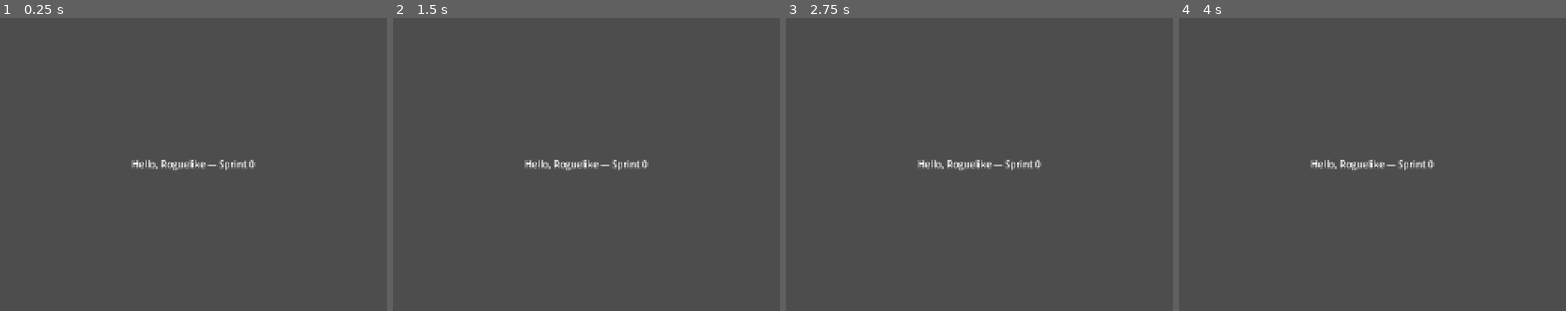
Above: before the commit, frames 1-4 (left to right).
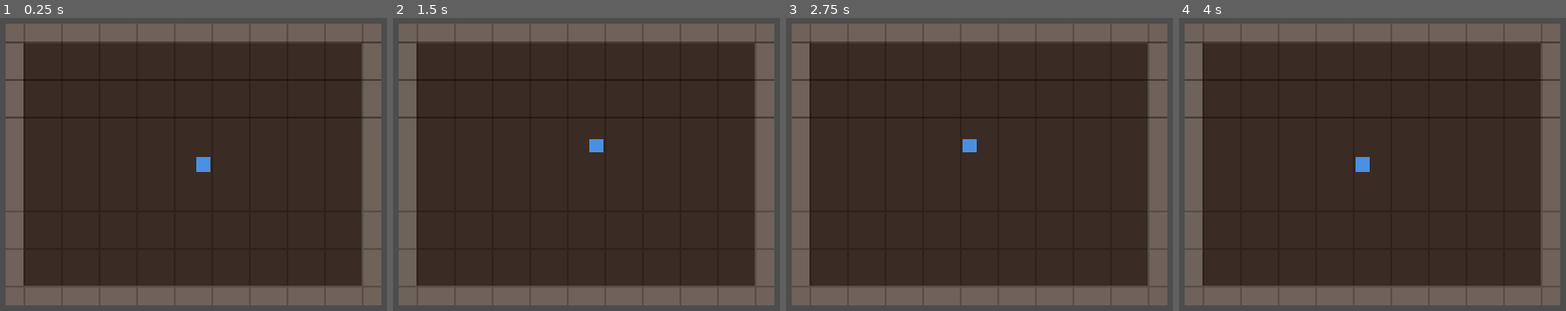
Above: after the commit, the same moments.

Repository: NicolasDeNigris91/Public_Roguelike
Game: Godot game, scene res://scenes/main.tscn
Same seed, same stepped clock (60 frames per second), same inputs: the game is played once before the commit and once after it.
Inputs:
- Up to frame 1 (0.25 s): no input
- Up to frame 2 (1.5 s): tap Enter at 0.5 s; hold Up from 0.53 s (still down); tap Space at 1.25 s
- Up to frame 3 (2.75 s): tap Enter at 2 s; release Up at 2.03 s; hold Left from 2.03 s (still down)
- Up to frame 4 (4 s): tap Space at 2.75 s; tap Enter at 3.5 s; release Left at 3.53 s; hold Down from 3.53 s (still down)

The runs differ from the first frame. In frame 1, 91% of the frame differs, in the area x 1-99%, y 1-99%; in frame 2, 91%; in frame 3, 91%; in frame 4, 91%.

Commit message:
feat: sprint 1 - grid, actor base, player movement
- grid.gd: 2D cell grid (FLOOR/WALL), walkability checks
- actor.gd: base class for entities (grid_position, hp/atk/def, _draw)
- player.gd: keyboard input (arrows/WASD), wall collision
- dungeon.gd: 20x15 room rendered via _draw (brown floor, grey walls)
- main.tscn: new tree Main > World > Dungeon + EntityLayer > Player
- CLAUDE.md: project reference doc for future sessions

Diff:
--- a/project.godot
+++ b/project.godot
@@ -21,7 +21,6 @@
 window/size/viewport_width=1280
 window/size/viewport_height=720
 window/stretch/mode="canvas_items"
-window/stretch/aspect="keep"
 
 [rendering]
 
--- a/scenes/main.tscn
+++ b/scenes/main.tscn
@@ -1,15 +1,19 @@
-[gd_scene load_steps=2 format=3]
+[gd_scene load_steps=4 format=3]
 
 [ext_resource type="Script" path="res://scripts/main.gd" id="1_main"]
+[ext_resource type="Script" path="res://scripts/dungeon.gd" id="2_dungeon"]
+[ext_resource type="Script" path="res://scripts/player.gd" id="3_player"]
 
 [node name="Main" type="Node2D"]
 script = ExtResource("1_main")
 
-[node name="HelloLabel" type="Label" parent="."]
-offset_left = 480.0
-offset_top = 320.0
-offset_right = 800.0
-offset_bottom = 400.0
-text = "Hello, Roguelike — Sprint 0"
-horizontal_alignment = 1
-vertical_alignment = 1
+[node name="World" type="Node2D" parent="."]
+position = Vector2(320, 120)
+
+[node name="Dungeon" type="Node2D" parent="World"]
+script = ExtResource("2_dungeon")
+
+[node name="EntityLayer" type="Node2D" parent="World"]
+
+[node name="Player" type="Node2D" parent="World/EntityLayer"]
+script = ExtResource("3_player")
--- /dev/null
+++ b/scripts/actor.gd
@@ -0,0 +1,28 @@
+class_name Actor
+extends Node2D
+
+var grid_position: Vector2i
+var hp: int = 10
+var max_hp: int = 10
+var atk: int = 3
+var def: int = 1
+var color: Color = Color.WHITE
+
+func _ready() -> void:
+	_sync_position()
+
+func move_to(new_grid_pos: Vector2i) -> void:
+	grid_position = new_grid_pos
+	_sync_position()
+
+func _sync_position() -> void:
+	position = Vector2(grid_position.x, grid_position.y) * Grid.TILE_SIZE
+	queue_redraw()
+
+func take_turn() -> void:
+	pass
+
+func _draw() -> void:
+	var margin := 4.0
+	var size := float(Grid.TILE_SIZE) - margin * 2.0
+	draw_rect(Rect2(margin, margin, size, size), color)
--- /dev/null
+++ b/scripts/dungeon.gd
@@ -0,0 +1,32 @@
+class_name Dungeon
+extends Node2D
+
+const FLOOR_COLOR := Color("#3a2c24")
+const WALL_COLOR := Color("#6e625a")
+const GRID_LINE_COLOR := Color(0, 0, 0, 0.2)
+
+var grid: Grid
+
+func _ready() -> void:
+	grid = Grid.new(20, 15)
+	_carve_room(Rect2i(1, 1, grid.width - 2, grid.height - 2))
+	queue_redraw()
+
+func grid_to_world(pos: Vector2i) -> Vector2:
+	return Vector2(pos.x, pos.y) * Grid.TILE_SIZE
+
+func _carve_room(rect: Rect2i) -> void:
+	for y in range(rect.position.y, rect.position.y + rect.size.y):
+		for x in range(rect.position.x, rect.position.x + rect.size.x):
+			grid.set_cell(Vector2i(x, y), Grid.CellType.FLOOR)
+
+func _draw() -> void:
+	var tile := float(Grid.TILE_SIZE)
+	for y in range(grid.height):
+		for x in range(grid.width):
+			var pos := Vector2i(x, y)
+			var cell := grid.get_cell(pos)
+			var fill: Color = FLOOR_COLOR if cell == Grid.CellType.FLOOR else WALL_COLOR
+			var rect := Rect2(x * tile, y * tile, tile, tile)
+			draw_rect(rect, fill)
+			draw_rect(rect, GRID_LINE_COLOR, false, 1.0)
--- /dev/null
+++ b/scripts/grid.gd
@@ -0,0 +1,34 @@
+class_name Grid
+extends RefCounted
+
+enum CellType { FLOOR, WALL }
+
+const TILE_SIZE: int = 32
+
+var width: int
+var height: int
+var cells: Array[Array] = []
+
+func _init(w: int, h: int) -> void:
+	width = w
+	height = h
+	for y in range(height):
+		var row: Array[int] = []
+		row.resize(width)
+		row.fill(CellType.WALL)
+		cells.append(row)
+
+func in_bounds(pos: Vector2i) -> bool:
+	return pos.x >= 0 and pos.x < width and pos.y >= 0 and pos.y < height
+
+func get_cell(pos: Vector2i) -> int:
+	if not in_bounds(pos):
+		return CellType.WALL
+	return cells[pos.y][pos.x]
+
+func set_cell(pos: Vector2i, cell_type: int) -> void:
+	if in_bounds(pos):
+		cells[pos.y][pos.x] = cell_type
+
+func is_walkable(pos: Vector2i) -> bool:
+	return get_cell(pos) == CellType.FLOOR
--- a/scripts/main.gd
+++ b/scripts/main.gd
@@ -1,4 +1,9 @@
 extends Node2D
 
+@onready var dungeon: Dungeon = $World/Dungeon
+@onready var player: Player = $World/EntityLayer/Player
+
 func _ready() -> void:
-	print("Roguelike booted — Sprint 0 OK")
+	player.dungeon = dungeon
+	player.move_to(Vector2i(10, 7))
+	print("Roguelike booted — Sprint 1 OK")
--- /dev/null
+++ b/scripts/player.gd
@@ -0,0 +1,35 @@
+class_name Player
+extends Actor
+
+var dungeon: Dungeon
+
+func _ready() -> void:
+	color = Color("#4a90e2")
+	hp = 20
+	max_hp = 20
+	atk = 5
+	def = 3
+	super._ready()
+
+func _unhandled_input(event: InputEvent) -> void:
+	if not (event is InputEventKey) or not event.pressed or event.echo:
+		return
+
+	var direction := Vector2i.ZERO
+	match event.keycode:
+		KEY_UP, KEY_W:
+			direction = Vector2i(0, -1)
+		KEY_DOWN, KEY_S:
+			direction = Vector2i(0, 1)
+		KEY_LEFT, KEY_A:
+			direction = Vector2i(-1, 0)
+		KEY_RIGHT, KEY_D:
+			direction = Vector2i(1, 0)
+		_:
+			return
+
+	get_viewport().set_input_as_handled()
+
+	var target := grid_position + direction
+	if dungeon and dungeon.grid.is_walkable(target):
+		move_to(target)
Not shown, added: scripts/actor.gd.uid
Not shown, added: scripts/dungeon.gd.uid
Not shown, added: scripts/grid.gd.uid
Not shown, added: scripts/player.gd.uid
Not shown, changed: README.md
